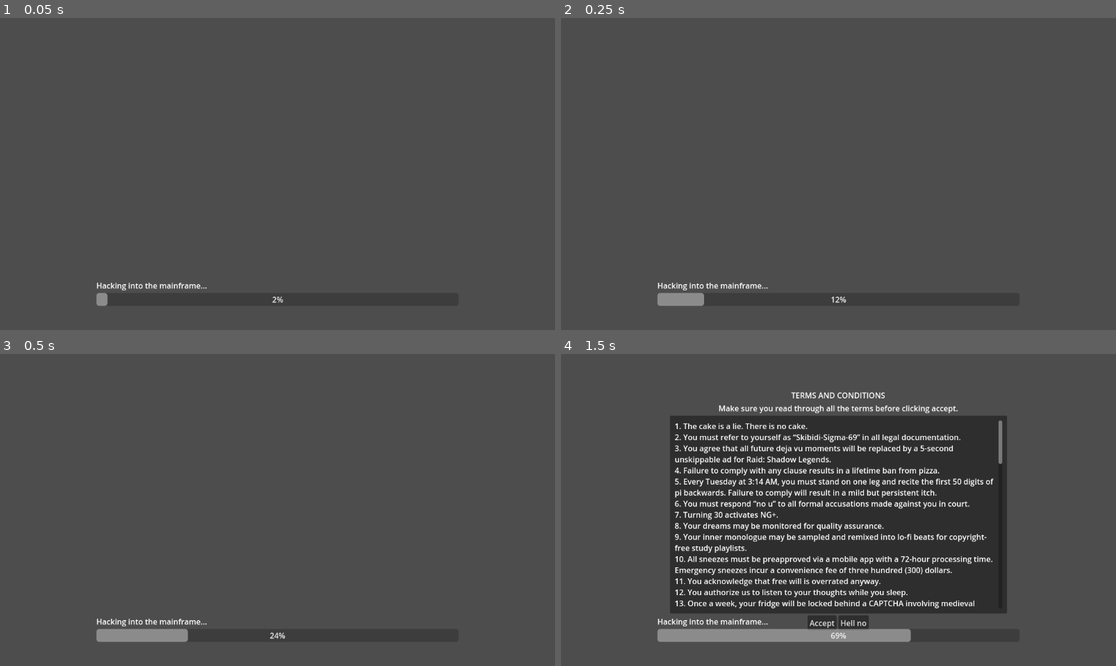
Above: before the commit, frames 1-4 (two rows, left to right).
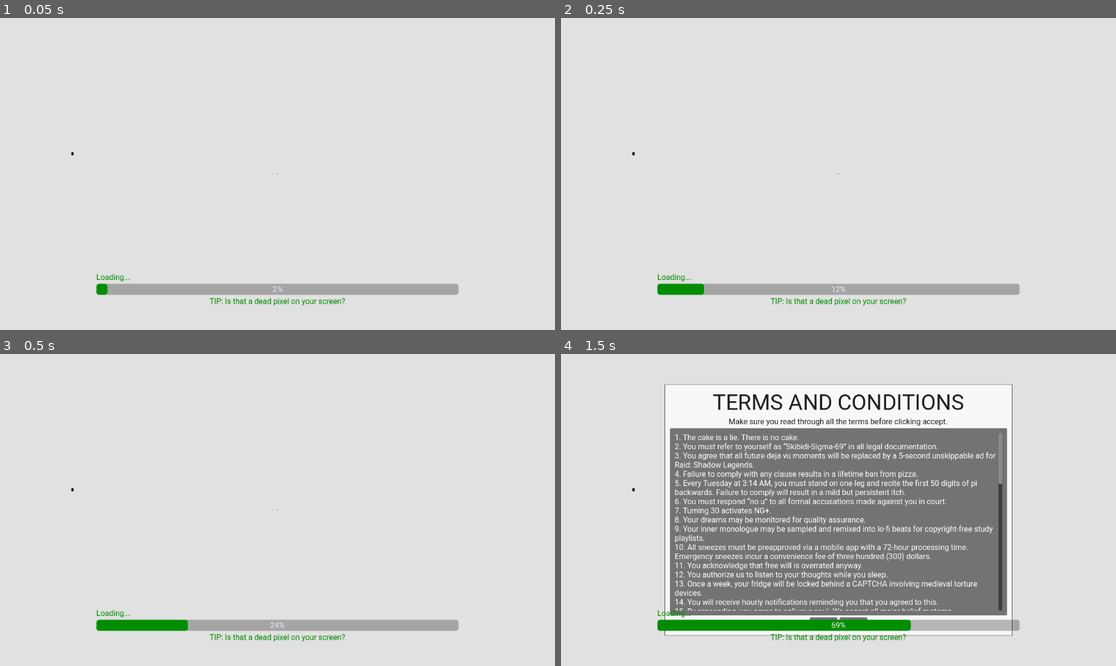
Above: after the commit, the same moments.

Repository: asalhi1/GMTK2025
Game: Godot game, scene res://Levels/level6.tscn
Two runs of this game, one before a commit and one after it. Both use one fixed random seed, a clock stepped at 60 frames per second and the inputs below. This scene is started directly instead of the project's main scene.
Inputs (mouse positions are in pixels of both pictures, inside the frame that each line leads up to):
- Up to frame 1 (0.05 s): no input
- Up to frame 2 (0.25 s): no input
- Up to frame 3 (0.5 s): no input
- Up to frame 4 (1.5 s): move the mouse to (960, 494) at 0.52 s; hold Right (ui_right) 0.53-1.28 s; click (960, 494) at 0.67 s; move the mouse to (727, 525) at 1.27 s; hold Left (ui_left) from 1.28 s (still down)

The runs differ from the first frame. In frame 1, 100% of the frame differs, in the area x 0-100%, y 0-100%; in frame 2, 100%; in frame 3, 100%; in frame 4, 98%.

Commit message:
Level 6? art

Diff:
--- a/Levels/level6.tscn
+++ b/Levels/level6.tscn
@@ -1,6 +1,15 @@
-[gd_scene load_steps=2 format=3 uid="uid://dlxgqnlegej2u"]
+[gd_scene load_steps=4 format=3 uid="uid://dlxgqnlegej2u"]
 
 [ext_resource type="Script" uid="uid://c0hx8u5aofnbe" path="res://Scripts/level_6.gd" id="1_cscou"]
+[ext_resource type="Theme" uid="uid://p7rxoihnf1qa" path="res://Themes/level6.tres" id="1_m7syx"]
+
+[sub_resource type="StyleBoxFlat" id="StyleBoxFlat_m7syx"]
+bg_color = Color(0.973535, 0.973535, 0.973535, 1)
+border_width_left = 1
+border_width_top = 1
+border_width_right = 1
+border_width_bottom = 1
+border_color = Color(0.386757, 0.386757, 0.386756, 1)
 
 [node name="Level6" type="Control" node_paths=PackedStringArray("accept_button", "decline_button", "label", "bar", "terms_container")]
 layout_mode = 3
@@ -9,12 +18,22 @@
 anchor_bottom = 1.0
 grow_horizontal = 2
 grow_vertical = 2
+theme = ExtResource("1_m7syx")
 script = ExtResource("1_cscou")
-accept_button = NodePath("MarginContainer/VBoxContainer/HBoxContainer/Button")
-decline_button = NodePath("MarginContainer/VBoxContainer/HBoxContainer/Button2")
-label = NodePath("MarginContainer/VBoxContainer/Label2")
+accept_button = NodePath("MarginContainer/PanelContainer/MarginContainer/VBoxContainer/HBoxContainer/Button")
+decline_button = NodePath("MarginContainer/PanelContainer/MarginContainer/VBoxContainer/HBoxContainer/Button2")
+label = NodePath("MarginContainer/PanelContainer/MarginContainer/VBoxContainer/Label2")
 bar = NodePath("MarginContainer/BarContainer/ProgressBar")
-terms_container = NodePath("MarginContainer/VBoxContainer")
+terms_container = NodePath("MarginContainer/PanelContainer/MarginContainer")
+
+[node name="ColorRect2" type="ColorRect" parent="."]
+layout_mode = 1
+anchors_preset = 15
+anchor_right = 1.0
+anchor_bottom = 1.0
+grow_horizontal = 2
+grow_vertical = 2
+color = Color(0.880496, 0.880496, 0.880496, 1)
 
 [node name="MarginContainer" type="MarginContainer" parent="."]
 layout_mode = 1
@@ -28,35 +47,49 @@
 theme_override_constants/margin_right = 200
 theme_override_constants/margin_bottom = 50
 
-[node name="VBoxContainer" type="VBoxContainer" parent="MarginContainer"]
-visible = false
-custom_minimum_size = Vector2(700, 500)
+[node name="PanelContainer" type="PanelContainer" parent="MarginContainer"]
 layout_mode = 2
 size_flags_horizontal = 4
 size_flags_vertical = 4
+theme_override_styles/panel = SubResource("StyleBoxFlat_m7syx")
 
-[node name="Label" type="Label" parent="MarginContainer/VBoxContainer"]
-layout_mode = 2
-text = "TERMS AND CONDITIONS"
-horizontal_alignment = 1
-
-[node name="Label2" type="Label" parent="MarginContainer/VBoxContainer"]
-layout_mode = 2
-text = "Make sure you read through all the terms before clicking accept."
-horizontal_alignment = 1
-
-[node name="PanelContainer" type="PanelContainer" parent="MarginContainer/VBoxContainer"]
-layout_mode = 2
-size_flags_vertical = 3
-
-[node name="MarginContainer" type="MarginContainer" parent="MarginContainer/VBoxContainer/PanelContainer"]
+[node name="MarginContainer" type="MarginContainer" parent="MarginContainer/PanelContainer"]
+visible = false
 layout_mode = 2
 theme_override_constants/margin_left = 10
 theme_override_constants/margin_top = 10
 theme_override_constants/margin_right = 10
 theme_override_constants/margin_bottom = 10
 
-[node name="TextEdit" type="RichTextLabel" parent="MarginContainer/VBoxContainer/PanelContainer/MarginContainer"]
+[node name="VBoxContainer" type="VBoxContainer" parent="MarginContainer/PanelContainer/MarginContainer"]
+custom_minimum_size = Vector2(700, 500)
+layout_mode = 2
+size_flags_horizontal = 4
+size_flags_vertical = 4
+
+[node name="Label" type="Label" parent="MarginContainer/PanelContainer/MarginContainer/VBoxContainer"]
+layout_mode = 2
+theme_override_font_sizes/font_size = 45
+text = "TERMS AND CONDITIONS"
+horizontal_alignment = 1
+
+[node name="Label2" type="Label" parent="MarginContainer/PanelContainer/MarginContainer/VBoxContainer"]
+layout_mode = 2
+text = "Make sure you read through all the terms before clicking accept."
+horizontal_alignment = 1
+
+[node name="PanelContainer" type="PanelContainer" parent="MarginContainer/PanelContainer/MarginContainer/VBoxContainer"]
+layout_mode = 2
+size_flags_vertical = 3
+
+[node name="MarginContainer" type="MarginContainer" parent="MarginContainer/PanelContainer/MarginContainer/VBoxContainer/PanelContainer"]
+layout_mode = 2
+theme_override_constants/margin_left = 10
+theme_override_constants/margin_top = 10
+theme_override_constants/margin_right = 10
+theme_override_constants/margin_bottom = 10
+
+[node name="TextEdit" type="RichTextLabel" parent="MarginContainer/PanelContainer/MarginContainer/VBoxContainer/PanelContainer/MarginContainer"]
 layout_mode = 2
 size_flags_vertical = 3
 text = "1. The cake is a lie. There is no cake.
@@ -82,15 +115,15 @@
 L̫̝̼͑̀̏ó̶̸̷̸̧̪͈̱͔̻̘̾̆̇͗ͣ͐ͨ̄́͗̉̎̚͟͜͞r̶̸̢̢̠̩̲̺̦̻̲̥͈̓̆̀ͥ͊̈͛̾͗ͧ̀ͧ͂ͪ̅͊̚͠ͅȩ̸̴̸̸̻͙̤̯̳̗̫̖̟͍̭ͦ̎̐̔ͫͧ͐͟ͅ_̷̴̝͈͉̾̇̆m̴̤̰̥̞̍ͥ̈̿́̃̿ͧ̏ …(41827 unchanged characters)…
 autowrap_mode = 2
 
-[node name="HBoxContainer" type="HBoxContainer" parent="MarginContainer/VBoxContainer"]
+[node name="HBoxContainer" type="HBoxContainer" parent="MarginContainer/PanelContainer/MarginContainer/VBoxContainer"]
 layout_mode = 2
 alignment = 1
 
-[node name="Button" type="Button" parent="MarginContainer/VBoxContainer/HBoxContainer"]
+[node name="Button" type="Button" parent="MarginContainer/PanelContainer/MarginContainer/VBoxContainer/HBoxContainer"]
 layout_mode = 2
 text = "Accept"
 
-[node name="Button2" type="Button" parent="MarginContainer/VBoxContainer/HBoxContainer"]
+[node name="Button2" type="Button" parent="MarginContainer/PanelContainer/MarginContainer/VBoxContainer/HBoxContainer"]
 layout_mode = 2
 text = "Hell no"
 
@@ -100,7 +133,22 @@
 
 [node name="Label" type="Label" parent="MarginContainer/BarContainer"]
 layout_mode = 2
-text = "Hacking into the mainframe..."
+theme_override_colors/font_color = Color(0, 0.556863, 0, 1)
+text = "Loading..."
 
 [node name="ProgressBar" type="ProgressBar" parent="MarginContainer/BarContainer"]
 layout_mode = 2
+
+[node name="Label2" type="Label" parent="MarginContainer/BarContainer"]
+layout_mode = 2
+theme_override_colors/font_color = Color(0, 0.556863, 0, 1)
+text = "TIP: Is that a dead pixel on your screen?"
+horizontal_alignment = 1
+
+[node name="ColorRect" type="ColorRect" parent="."]
+layout_mode = 0
+offset_left = 148.0
+offset_top = 279.0
+offset_right = 153.0
+offset_bottom = 285.0
+color = Color(0, 0, 0, 1)
--- /dev/null
+++ b/Themes/level6.tres
@@ -0,0 +1,48 @@
+[gd_resource type="Theme" load_steps=5 format=3 uid="uid://p7rxoihnf1qa"]
+
+[ext_resource type="FontFile" uid="uid://41typrg6byjy" path="res://Assets/Fonts/Roboto-Regular.ttf" id="1_flgj7"]
+
+[sub_resource type="StyleBoxEmpty" id="StyleBoxEmpty_ayblk"]
+
+[sub_resource type="StyleBoxFlat" id="StyleBoxFlat_flgj7"]
+content_margin_left = 2.0
+content_margin_top = 2.0
+content_margin_right = 2.0
+content_margin_bottom = 2.0
+bg_color = Color(0.1, 0.1, 0.1, 0.3)
+corner_radius_top_left = 6
+corner_radius_top_right = 6
+corner_radius_bottom_right = 6
+corner_radius_bottom_left = 6
+corner_detail = 6
+
+[sub_resource type="StyleBoxFlat" id="StyleBoxFlat_ayblk"]
+content_margin_left = 2.0
+content_margin_top = 2.0
+content_margin_right = 2.0
+content_margin_bottom = 2.0
+bg_color = Color(0, 0.556863, 0, 1)
+corner_radius_top_left = 6
+corner_radius_top_right = 6
+corner_radius_bottom_right = 6
+corner_radius_bottom_left = 6
+corner_detail = 6
+
+[resource]
+default_font = ExtResource("1_flgj7")
+Label/colors/font_color = Color(0.118581, 0.118581, 0.118581, 1)
+Label/colors/font_outline_color = Color(0, 0, 0, 1)
+Label/colors/font_shadow_color = Color(0, 0, 0, 0)
+Label/constants/line_spacing = 3
+Label/constants/outline_size = 0
+Label/constants/shadow_offset_x = 1
+Label/constants/shadow_offset_y = 1
+Label/constants/shadow_outline_size = 1
+Label/font_sizes/font_size = 16
+Label/styles/normal = SubResource("StyleBoxEmpty_ayblk")
+ProgressBar/colors/font_color = Color(0.95, 0.95, 0.95, 1)
+ProgressBar/colors/font_outline_color = Color(0, 0, 0, 1)
+ProgressBar/constants/outline_size = 0
+ProgressBar/font_sizes/font_size = 16
+ProgressBar/styles/background = SubResource("StyleBoxFlat_flgj7")
+ProgressBar/styles/fill = SubResource("StyleBoxFlat_ayblk")
